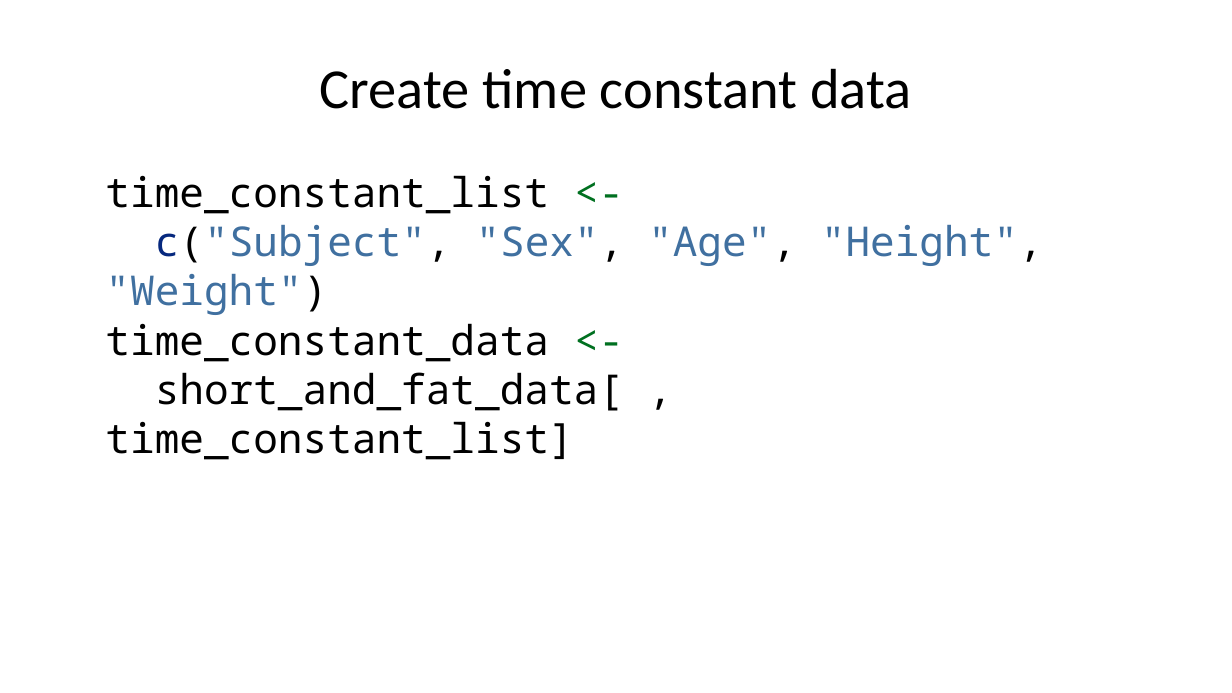
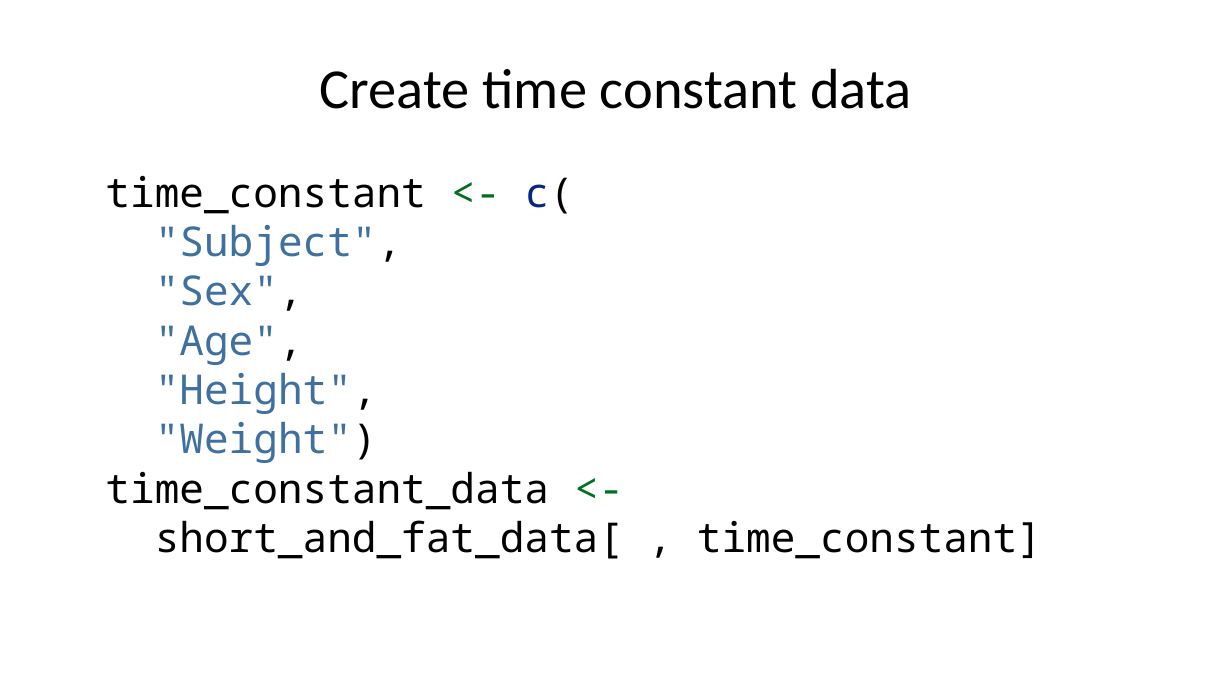
Before and after one commit to pmean/classes, a slide deck: slide 52 of introduction-to-r/results/v06-slides-and-speaker-notes.pptx. Drawn at 1232x693 pixels with LibreOffice and Linux fonts; fonts in the diff are those of the drawing. Boxes give left, top, right and bottom in pixels: in the first picture for what was removed or moved away, otherwise in the second. Text is boxed around its words. In the diff, an @@ line names an element or a change of style, - is before the commit and + after.

```diff
--- a/introduction-to-r/results/v06-slides-and-speaker-notes.pptx
+++ b/introduction-to-r/results/v06-slides-and-speaker-notes.pptx
@@ text at [105,175,1042,559]: text changed @@
-time_constant_list <-
-c("Subject", "Sex", "Age", "Height", "Weight")
-time_constant_data <-
-short_and_fat_data[ , time_constant_list]
+time_constant <- c(
+"Subject",
+"Sex",
+"Age",
+"Height",
+"Weight")
+time_constant_data <-
+short_and_fat_data[ , time_constant]
```
Also in this commit, not shown: 8 other slides changed, 1 other file.
